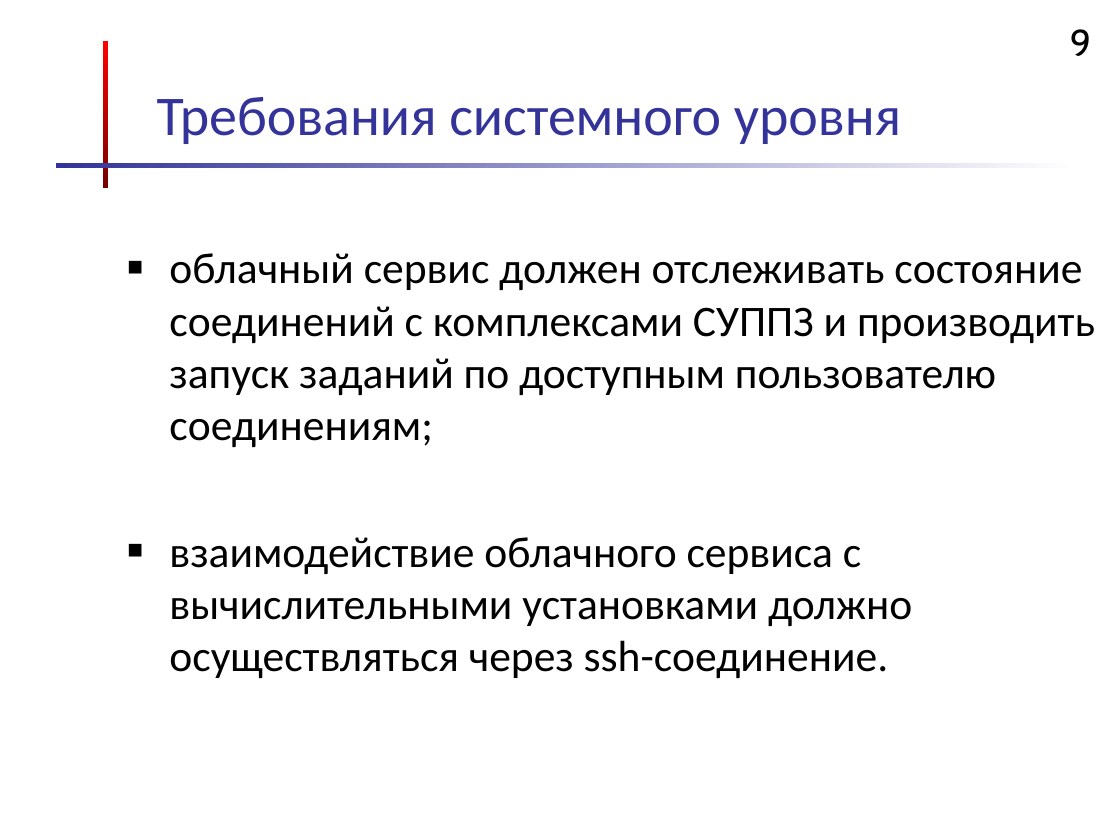
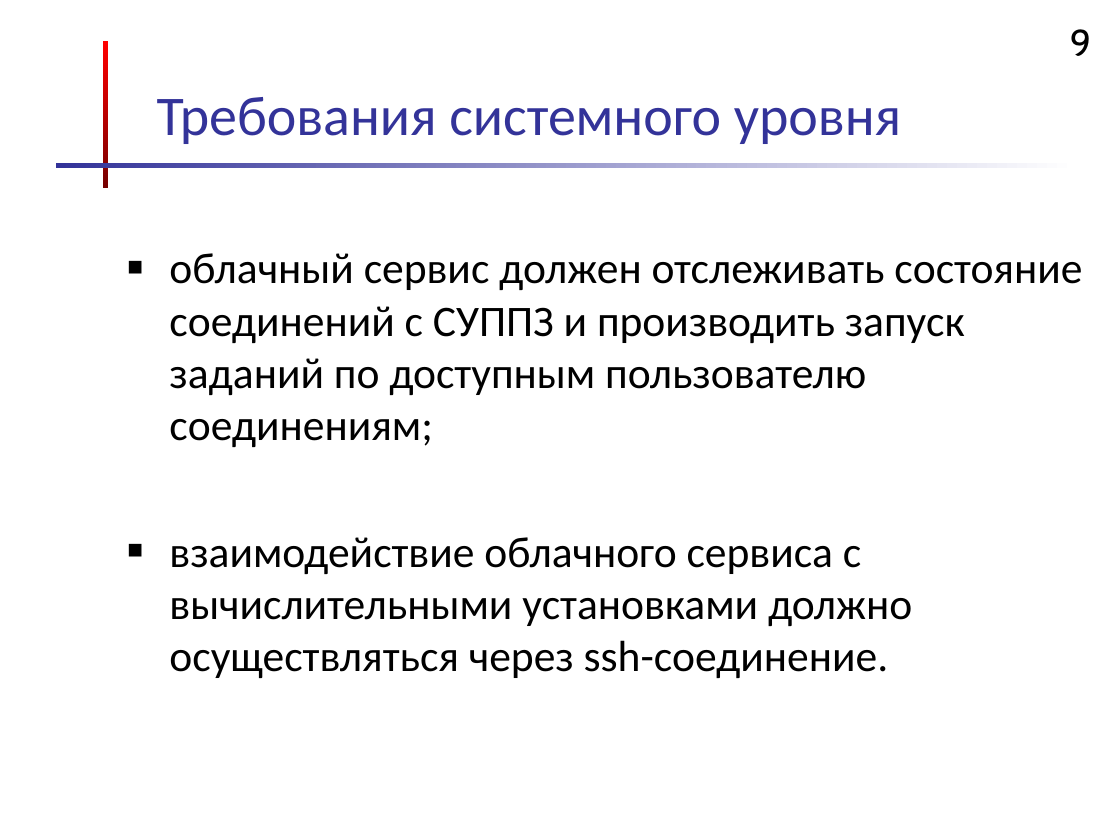
Before and after one commit to ToshiZ/SaaS_Pyramyd_diploma, a slide deck: slide 9 of Документация/Диплом Зонов А/Защита_Зонов.ppt. Drawn at 1120x840 pixels with LibreOffice and Linux fonts; fonts in the diff are those of the drawing; background and template pictures are left out. Boxes give left, top, right and bottom in pixels: in the first picture for what was removed or moved away, otherwise in the second. Text is boxed around its words. In the diff, an @@ line names an element or a change of style, - is before the commit and + after.

```diff
--- a/Документация/Диплом Зонов А/Защита_Зонов.ppt
+++ b/Документация/Диплом Зонов А/Защита_Зонов.ppt
@@ text at box(169, 253, 1082, 447): text changed @@
-■ облачный сервис должен отслеживать состояние соединений с комплексами СУППЗ и производить запуск заданий по доступным пользователю соединениям;
+■ облачный сервис должен отслеживать состояние соединений с СУППЗ и производить запуск заданий по доступным пользователю соединениям;
```
Also in this commit, not shown: 3 other slides changed, 4 other files.
